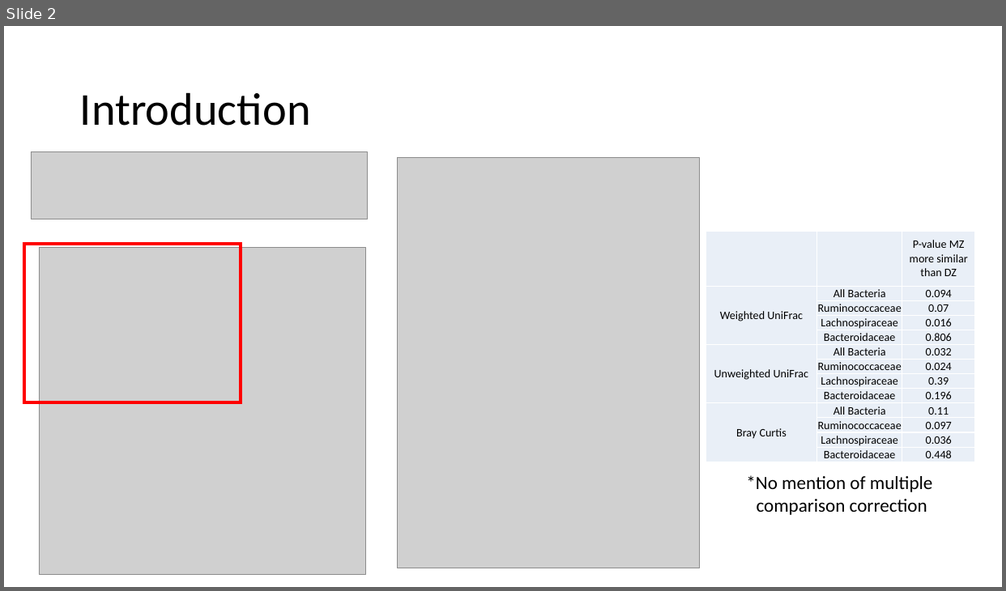
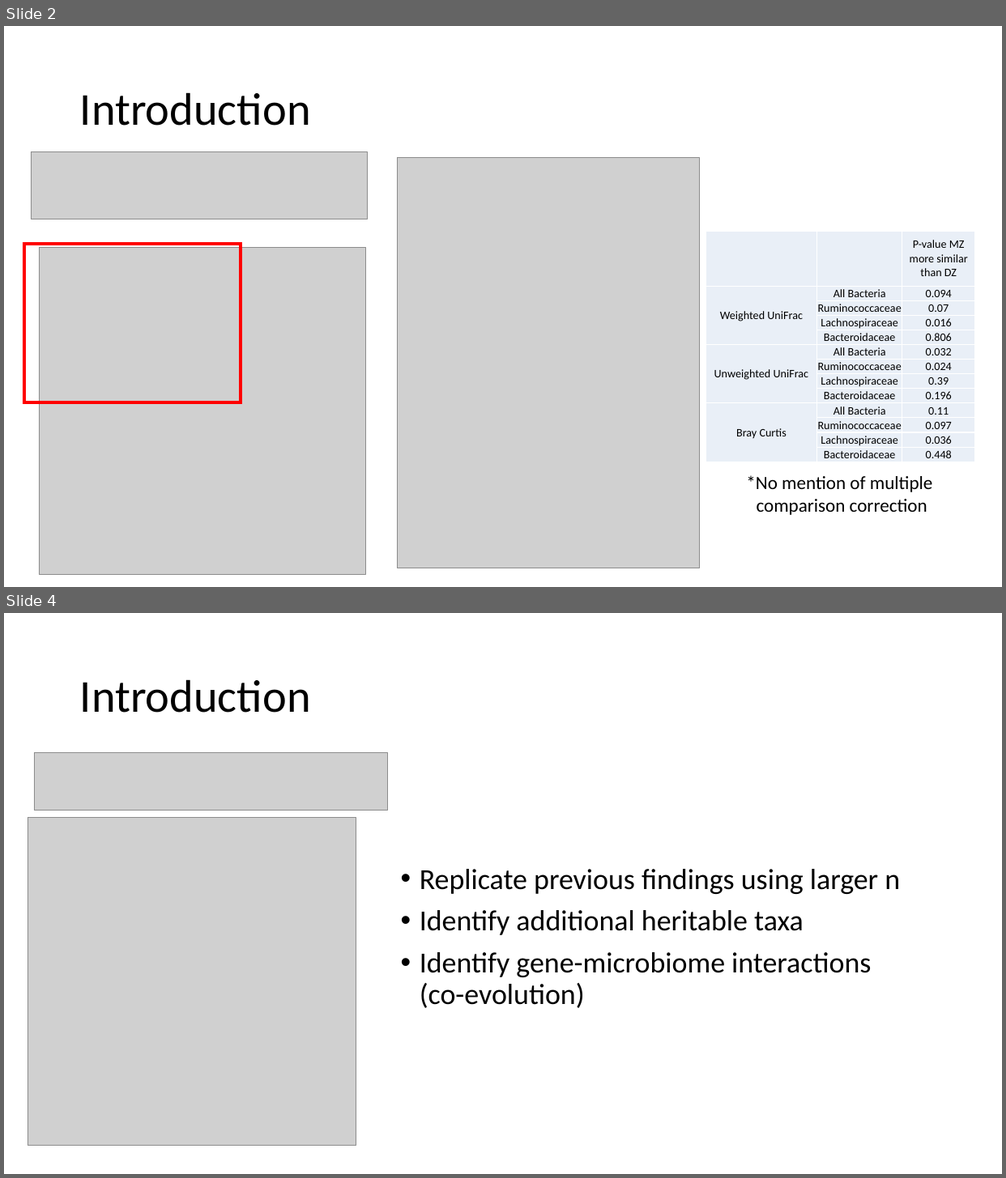
Before and after one commit to marcsze/SchlossLabPresentations, a slide deck: 2016_07_14/genetic_determinants_journal_club.pptx. Shown one above the other, each under a label of ours: slide 2 before the commit, slides 2 and 4 after it; the slides between them are not shown. The pictures are 1006x591 and 1006x1178 pixels, drawn with LibreOffice and Linux fonts; fonts in the diff are those of the drawing; grey boxes stand for pictures. Boxes give left, top, right and bottom in pixels: in the first picture for what was removed or moved away, otherwise in the second. Text is boxed around its words. In the diff, an @@ line names an element or a change of style, - is before the commit and + after.

```diff
--- a/2016_07_14/genetic_determinants_journal_club.pptx
+++ b/2016_07_14/genetic_determinants_journal_club.pptx
@@ slide 4 added at [4,613,1002,1174], background #FFFFFF @@
@@ title added at [80,679,311,713], 44 pt, text #000000 @@
+Introduction
@@ picture added at [34,752,387,811] @@
@@ picture added at [28,817,356,1146] @@
@@ text added at [420,869,900,1008], 28 pt, text #000000 @@
+• Replicate previous findings using larger n
+• Identify additional heritable taxa
+• Identify gene-microbiome interactions (co-evolution)
```
Also in this commit, not shown: 1 slide changed, 5 other slides added, 2 other files.
